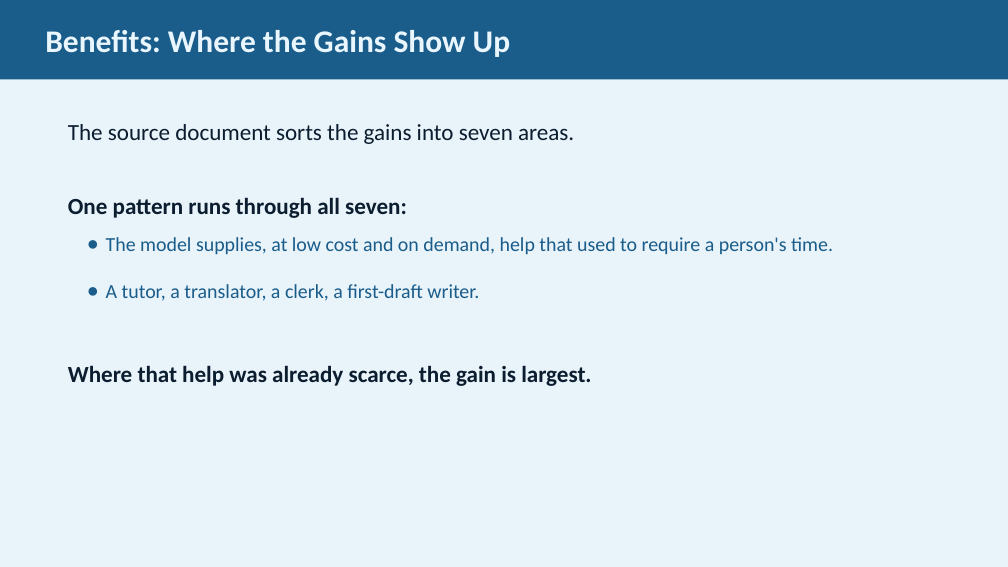
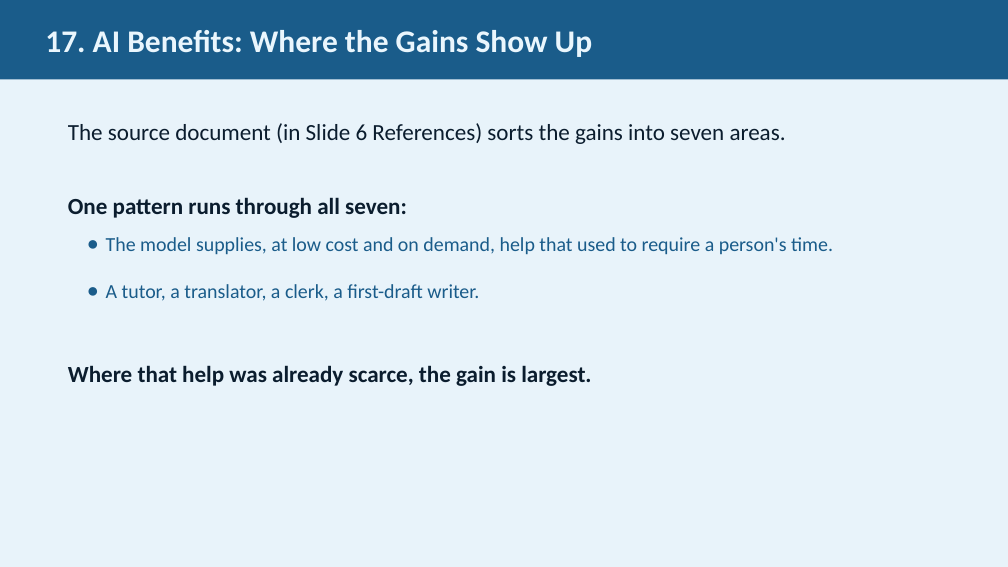
Before and after one commit to JimFawcett/NewSite, a slide deck: slide 17 of AI Presentation 2026/AI_Presentation.pptx (slide 16 before the commit). Drawn at 1008x567 pixels with LibreOffice and Linux fonts; fonts in the diff are those of the drawing. Boxes give left, top, right and bottom in pixels: in the first picture for what was removed or moved away, otherwise in the second. Text is boxed around its words. In the diff, an @@ line names an element or a change of style, - is before the commit and + after.

```diff
--- a/AI Presentation 2026/AI_Presentation.pptx
+++ b/AI Presentation 2026/AI_Presentation.pptx
@@ text in rectangle at box(45, 30, 592, 57): text changed @@
-Benefits: Where the Gains Show Up
+17. AI Benefits: Where the Gains Show Up
@@ text at box(68, 123, 786, 144): text changed @@
-The source document sorts the gains into seven areas.
+The source document (in Slide 6 References) sorts the gains into seven areas.
```
Also in this commit, not shown: 28 other slides changed, 2 slides added, 15 other files.
